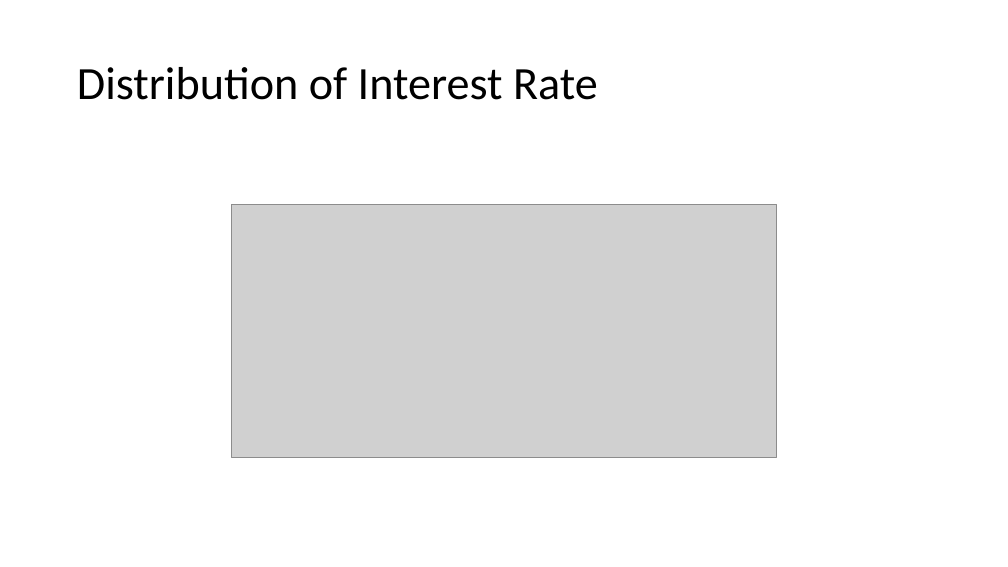
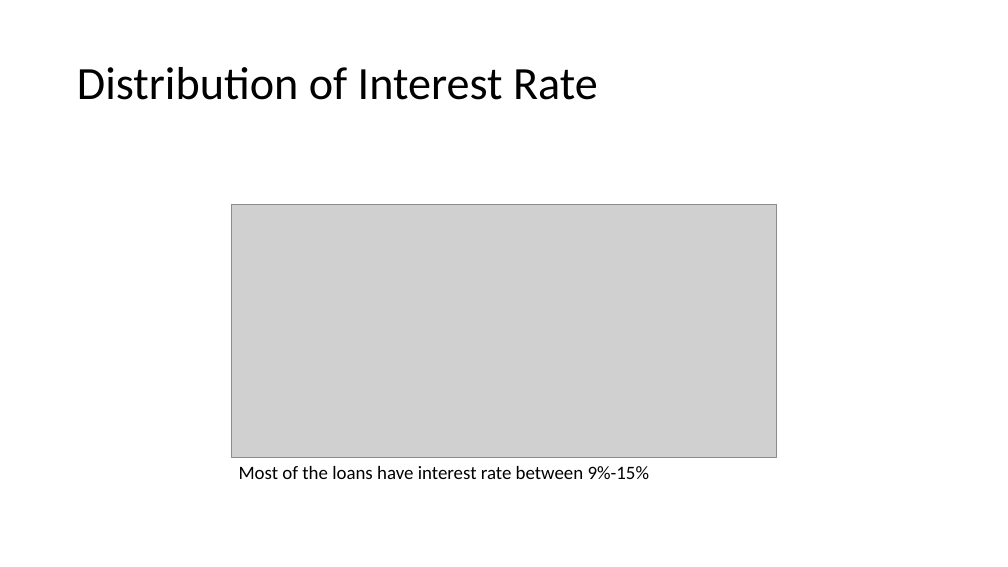
Before and after one commit to vjereme/Lending_Club_CaseStudy, a slide deck: slide 9 of Lending_Club_CaseStudy_Syed_Jereme.pptx. Drawn at 1008x567 pixels with LibreOffice and Linux fonts; fonts in the diff are those of the drawing; grey boxes stand for pictures. Boxes give left, top, right and bottom in pixels: in the first picture for what was removed or moved away, otherwise in the second. Text is boxed around its words. In the diff, an @@ line names an element or a change of style, - is before the commit and + after.

```diff
--- a/Lending_Club_CaseStudy_Syed_Jereme.pptx
+++ b/Lending_Club_CaseStudy_Syed_Jereme.pptx
@@ text added at [239, 466, 649, 479], 18 pt, text #000000 @@
+Most of the loans have interest rate between 9%-15%
```
Also in this commit, not shown: 8 other slides changed, 10 slides added, 3 slides removed.
